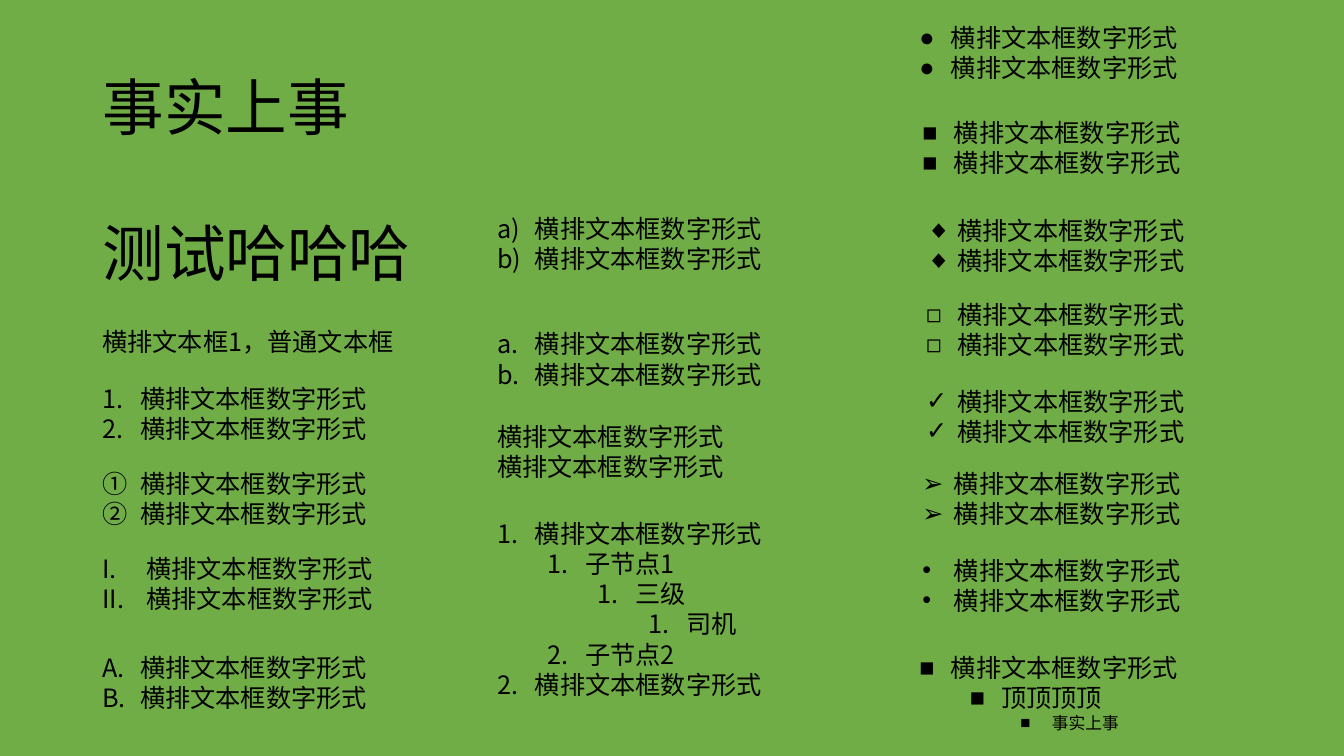
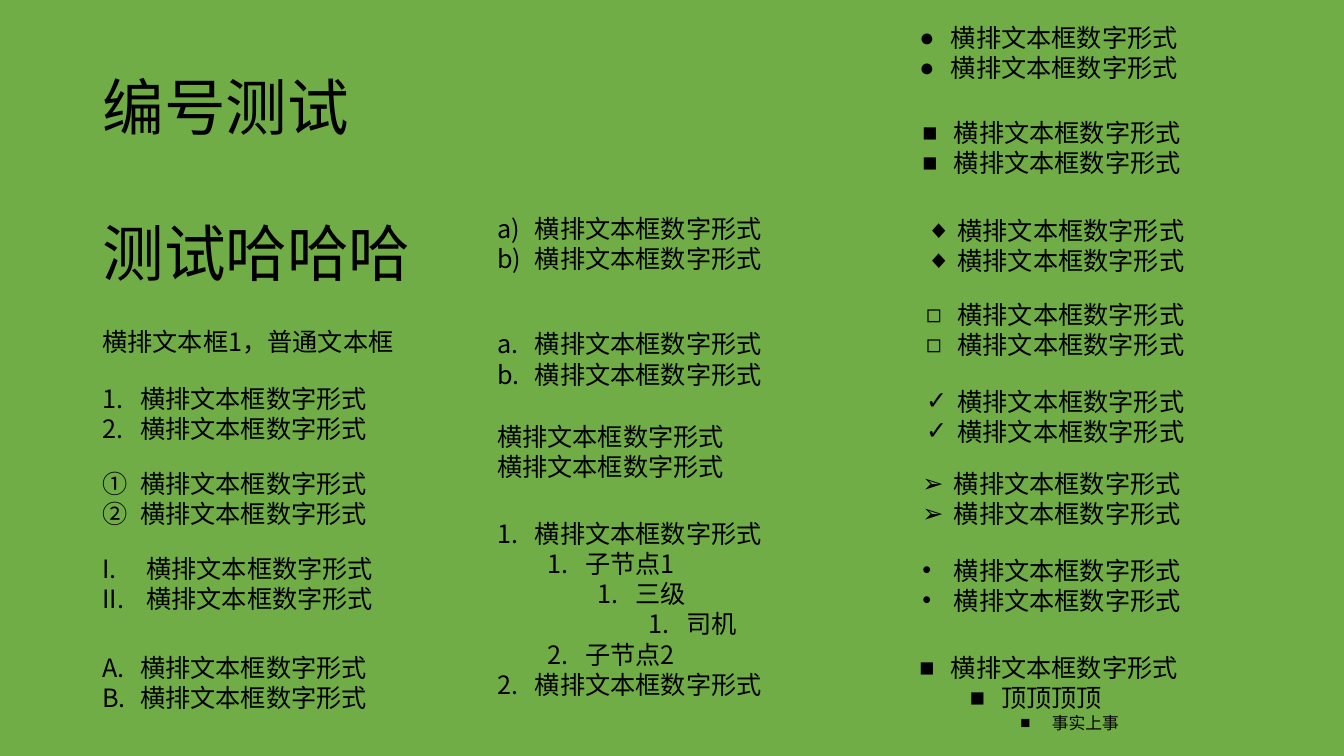
Before and after one commit to 501351981/pptx-preview, a slide deck: slide 3 of examples/dist/1.pptx (slide 4 before the commit). Drawn at 1344x756 pixels with LibreOffice and Linux fonts; fonts in the diff are those of the drawing. Boxes give left, top, right and bottom in pixels: in the first picture for what was removed or moved away, otherwise in the second. Text is boxed around its words. In the diff, an @@ line names an element or a change of style, - is before the commit and + after.

```diff
--- a/examples/dist/1.pptx
+++ b/examples/dist/1.pptx
@@ text at (x1=102, y1=78, x2=348, y2=135): text changed @@
-事实上事
+编号测试
```
Also in this commit, not shown: 1 other slide changed, 1 slide added, 2 slides removed, 8 other files.
